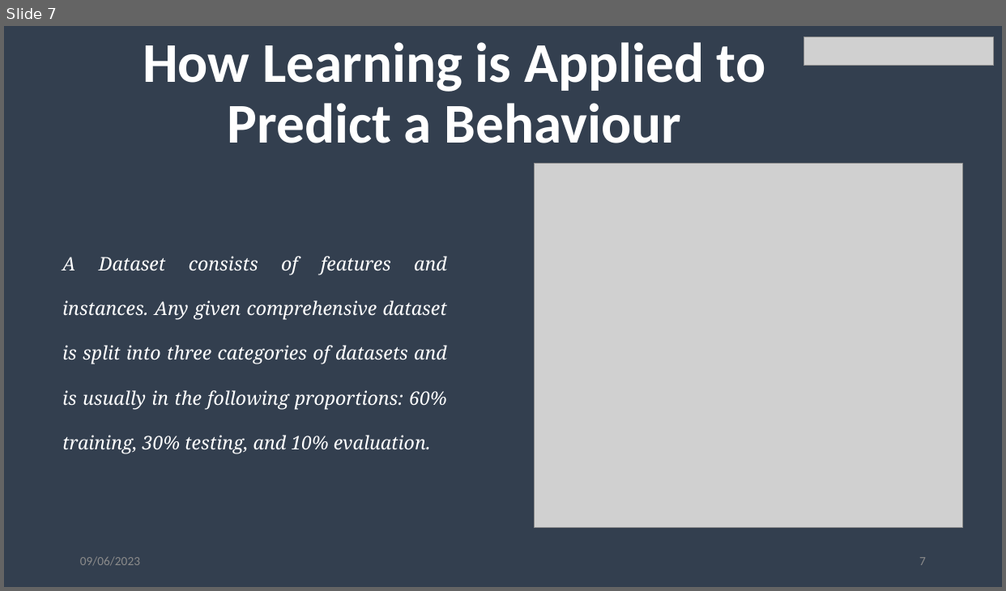
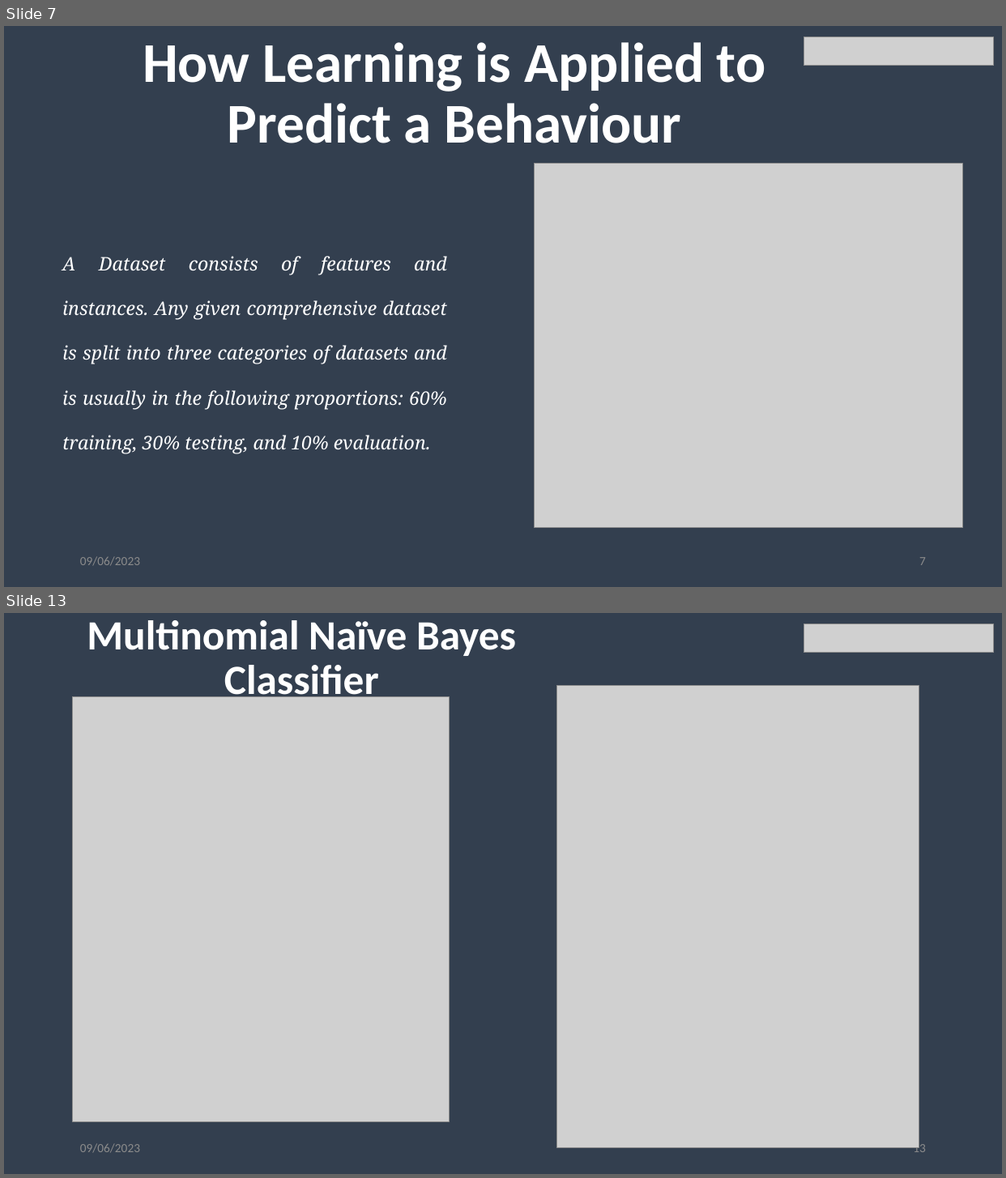
Before and after one commit to Stephaaniee/Machine-Learning, a slide deck: NaiveBayes.pptx. Shown one above the other, each under a label of ours: slide 7 before the commit, slides 7 and 13 after it; the slides between them are not shown. The pictures are 1006x591 and 1006x1178 pixels, drawn with LibreOffice and Linux fonts; fonts in the diff are those of the drawing; grey boxes stand for pictures; background and template pictures are left out. Boxes give left, top, right and bottom in pixels: in the first picture for what was removed or moved away, otherwise in the second. Text is boxed around its words. In the diff, an @@ line names an element or a change of style, - is before the commit and + after.

```diff
--- a/NaiveBayes.pptx
+++ b/NaiveBayes.pptx
@@ slide 13 added at box(4, 613, 1002, 1174), background picture (left out) @@
@@ title added at box(87, 620, 516, 705), 40 pt, text #FFFFFF, bold @@
+Multinomial Naïve Bayes Classifier
@@ picture added at box(803, 624, 994, 653) @@
@@ picture added at box(557, 685, 918, 1148) @@
@@ picture added at box(73, 697, 450, 1122) @@
@@ text added at box(80, 1144, 140, 1153), 12 pt, text #8C8C8C @@
+09/06/2023
@@ page number added at box(913, 1142, 926, 1152), 12 pt, text #8C8C8C @@
+13
```
Also in this commit, not shown: 7 slides changed, 2 other slides added, 5 other files.
